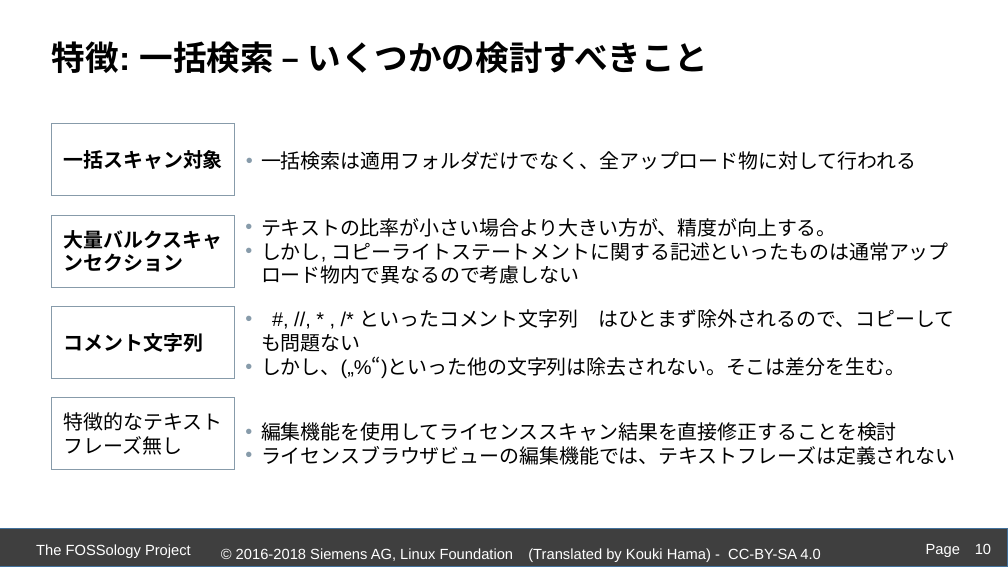
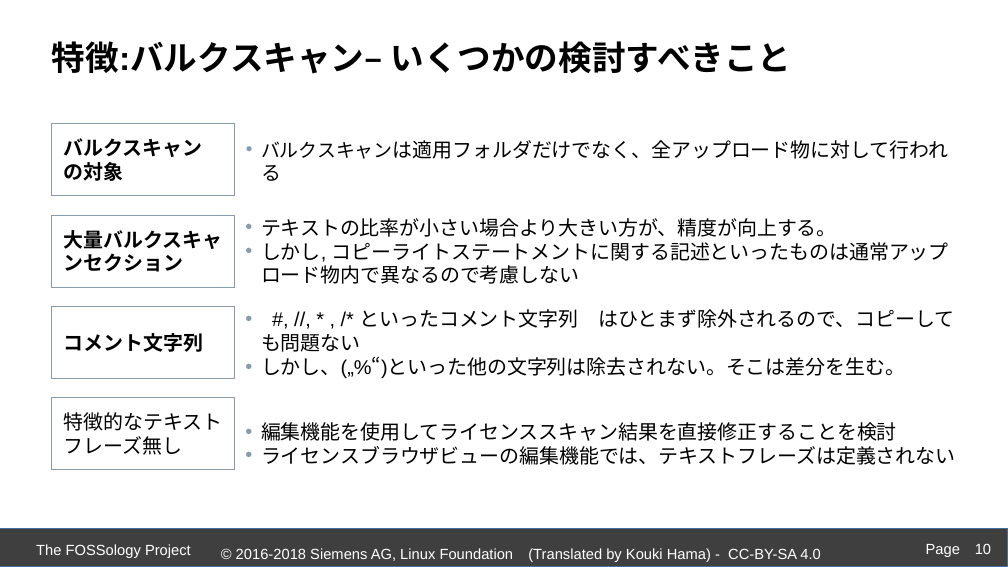
Before and after one commit to fossology/FOSSologySlides, a slide deck: slide 10 of Module-D-JPN-Acceleration-Features.pptx. Drawn at 1008x567 pixels with LibreOffice and Linux fonts; fonts in the diff are those of the drawing; background and template pictures are left out. Boxes give left, top, right and bottom in pixels: in the first picture for what was removed or moved away, otherwise in the second. Text is boxed around its words. In the diff, an @@ line names an element or a change of style, - is before the commit and + after.

```diff
--- a/Module-D-JPN-Acceleration-Features.pptx
+++ b/Module-D-JPN-Acceleration-Features.pptx
@@ text at [52,41,791,74]: text changed @@
-特徴: 一括検索 – いくつかの検討すべきこと
+特徴:バルクスキャン– いくつかの検討すべきこと
@@ text in rectangle at [64,138,203,181]: text changed @@
-一括スキャン対象
+バルクスキャン
+の対象
@@ text at [261,140,949,181]: text changed @@
-  • 一括検索は適用フォルダだけでなく、全アップロード物に対して行われる
+  • バルクスキャンは適用フォルダだけでなく、全アップロード物に対して行われる
```
Also in this commit, not shown: 8 other slides changed, 1 other file.
